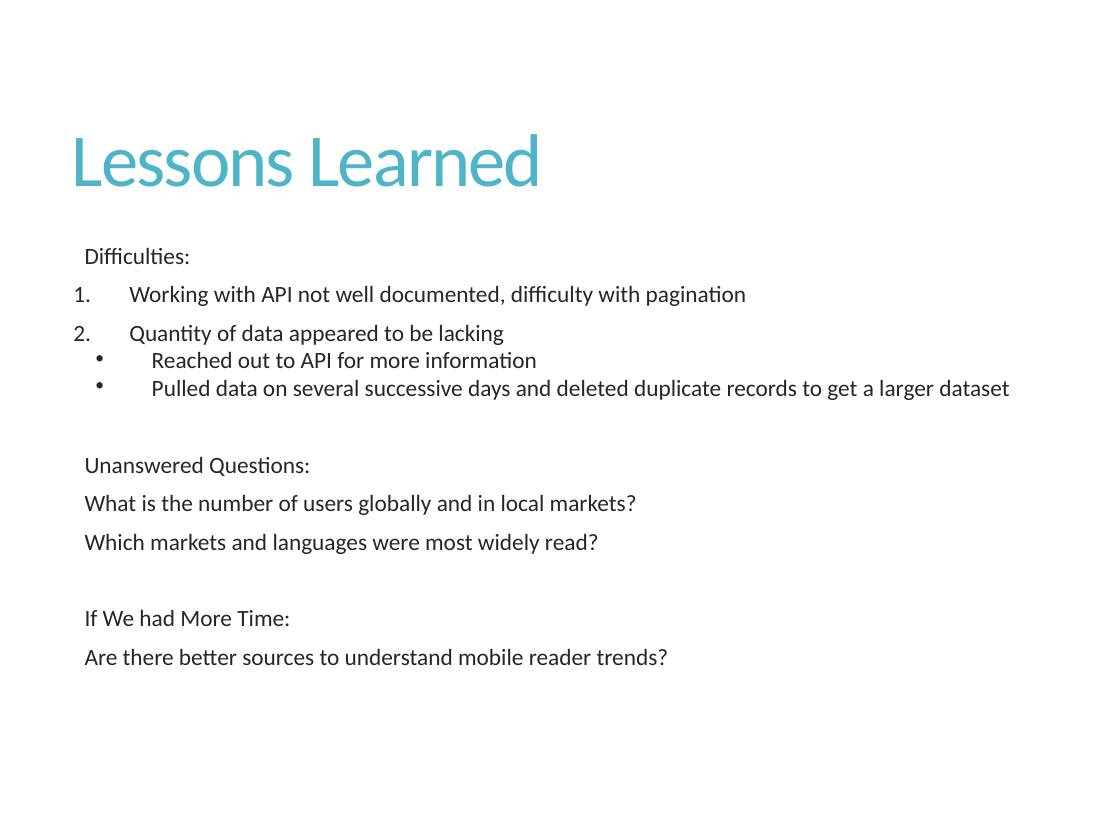
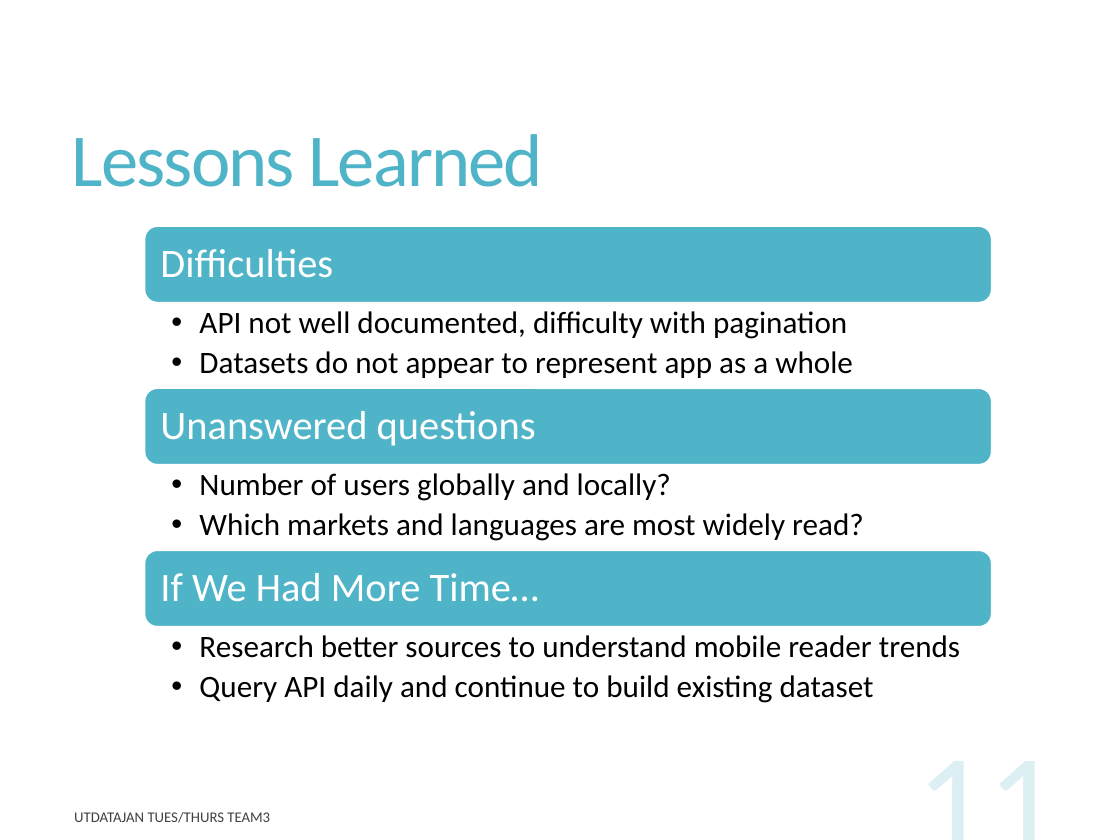
Before and after one commit to rupalimayekar/ProjectWattpad, a slide deck: slide 11 of WattpadPrez.pptx. Drawn at 1120x840 pixels with LibreOffice and Linux fonts; fonts in the diff are those of the drawing. Boxes give left, top, right and bottom in pixels: in the first picture for what was removed or moved away, otherwise in the second. Text is boxed around its words. In the diff, an @@ line names an element or a change of style, - is before the commit and + after.

Commit message:
updated ppt,doc

```diff
--- a/WattpadPrez.pptx
+++ b/WattpadPrez.pptx
@@ text removed at (85, 247, 1009, 665) @@
-  Difficulties:
-1. Working with API not well documented, difficulty with pagination
-2. Quantity of data appeared to be lacking
-  • Reached out to API for more information
-  • Pulled data on several successive days and deleted duplicate records to get a larger dataset
-  Unanswered Questions:
-  What is the number of users globally and in local markets?
-  Which markets and languages were most widely read?
-  If We had More Time:
-  Are there better sources to understand mobile reader trends?
@@ group added at (144, 226, 991, 703): 6 texts, 3 rounded rectangles @@
+Difficulties
+  • API not well documented, difficulty with pagination
+  • Datasets do not appear to represent app as a whole
+Unanswered questions
+  • Number of users globally and locally?
+  • Which markets and languages are most widely read?
+If We Had More Time…
+  • Research better sources to understand mobile reader trends
+  • Query API daily and continue to build existing dataset
@@ page number added at (801, 715, 1070, 840), 90 pt, text #50B4C8 at 20% opacity @@
+11
@@ text added at (74, 812, 270, 823), 9.5 pt, text #000000 at 75% opacity @@
+UTDATAJAN TUES/THURS TEAM3
```
Also in this commit, not shown: 7 other slides changed, 2 slides added, 2 slides removed, 9 other files.
